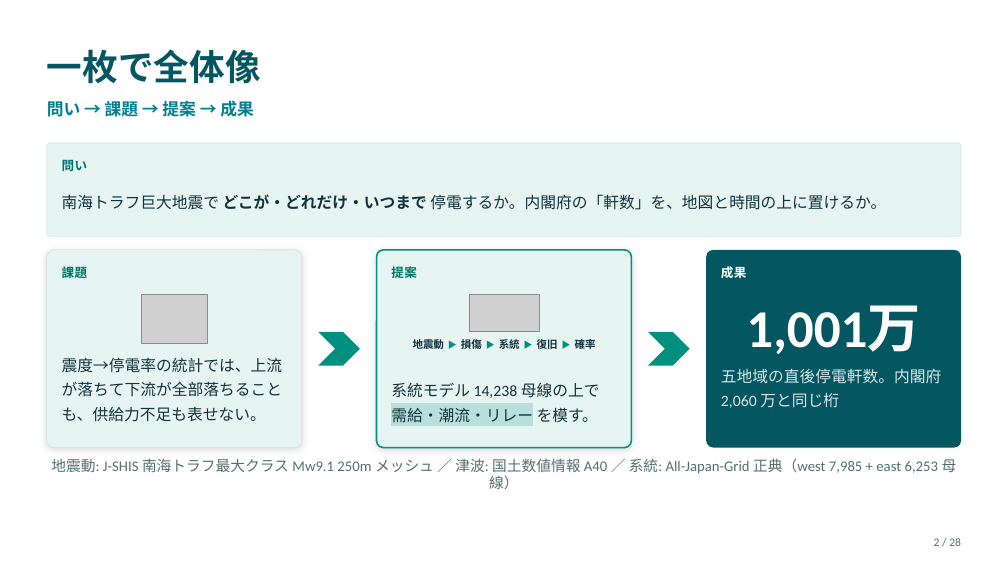
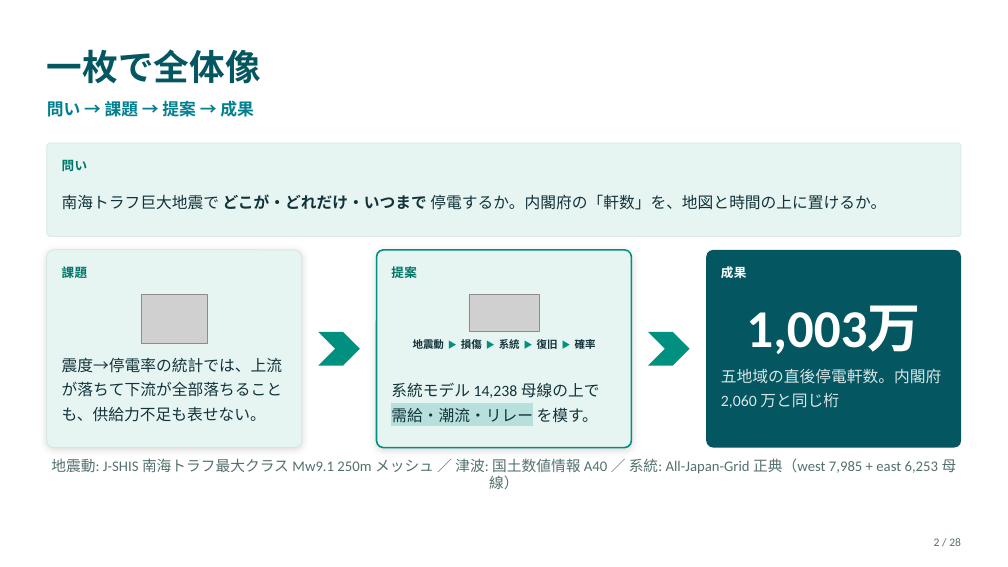
Before and after one commit to lutelute/All-Japan-Grid, a slide deck: slide 2 of docs/slides/nankai/nankai_hazard_v0_2026-09-13.pptx. Drawn at 1008x567 pixels with LibreOffice and Linux fonts; fonts in the diff are those of the drawing; grey boxes stand for pictures. Boxes give left, top, right and bottom in pixels: in the first picture for what was removed or moved away, otherwise in the second. Text is boxed around its words. In the diff, an @@ line names an element or a change of style, - is before the commit and + after.

```diff
--- a/docs/slides/nankai/nankai_hazard_v0_2026-09-13.pptx
+++ b/docs/slides/nankai/nankai_hazard_v0_2026-09-13.pptx
@@ text at <box>746,305,921,354</box>: text changed @@
-1,001万
+1,003万
```
Also in this commit, not shown: 5 other slides changed, 53 other files.
